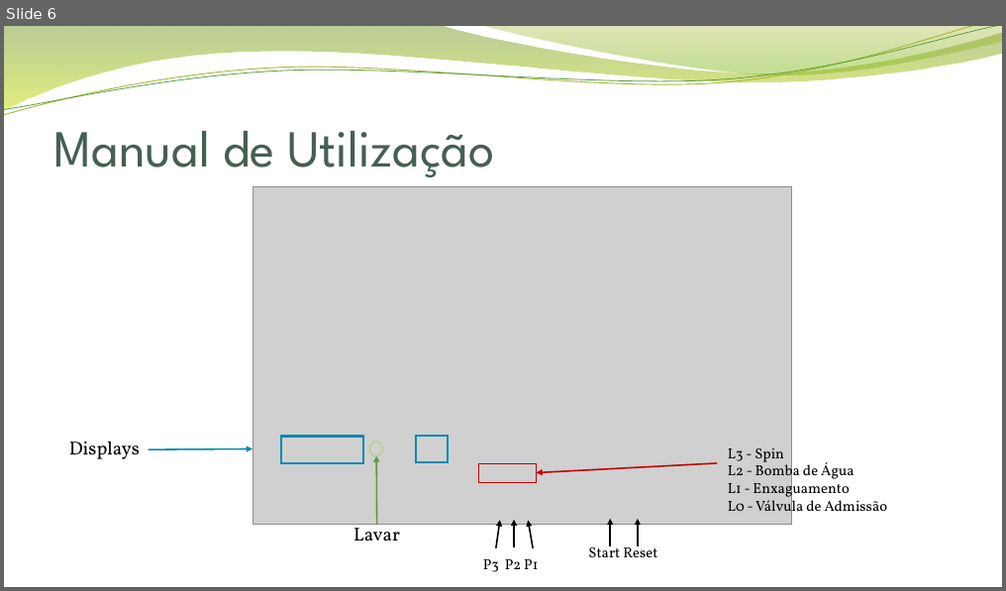
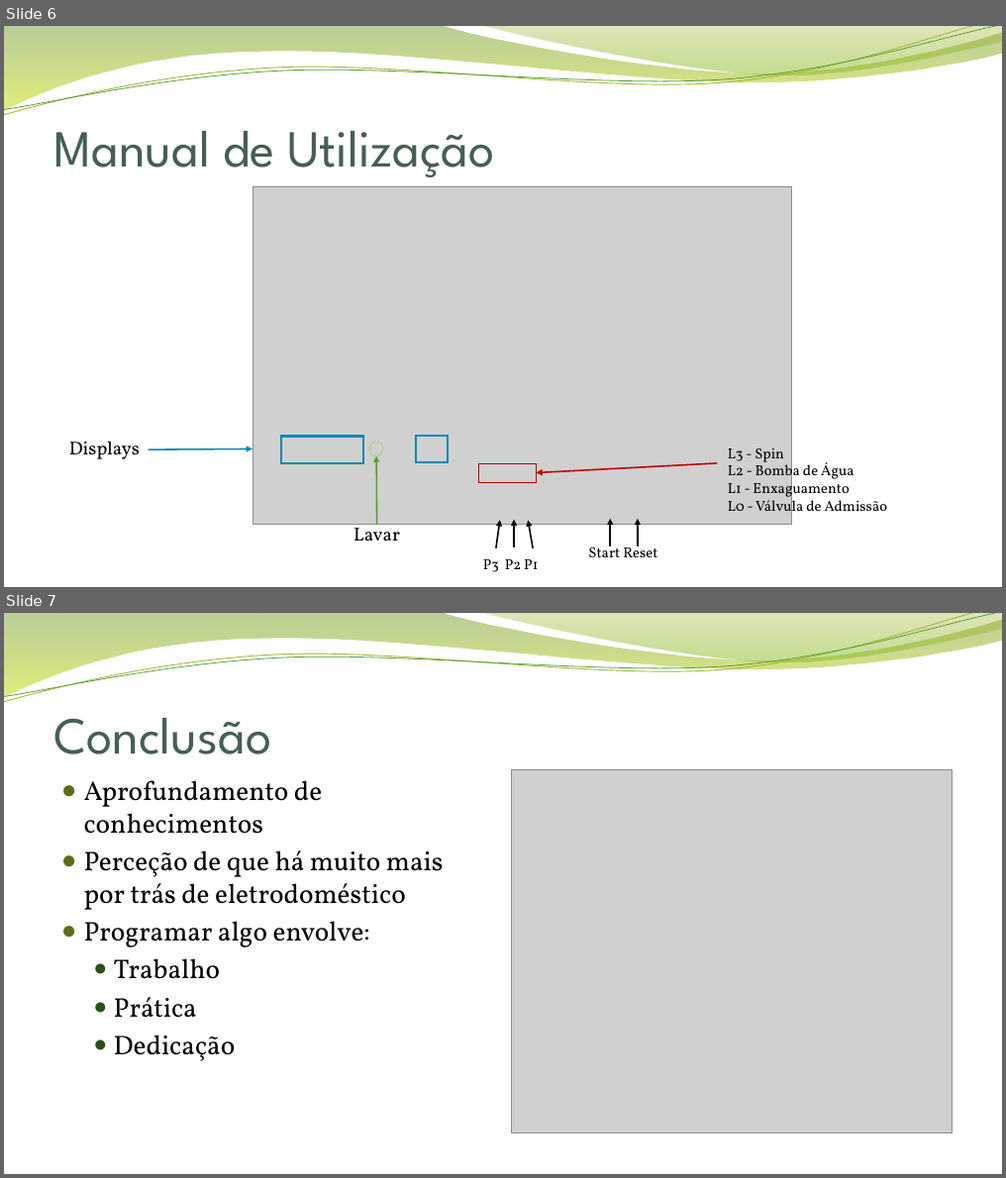
Before and after one commit to ChapelsDev/LSD, a slide deck: Apresentação.pptx. Shown one above the other, each under a label of ours: slide 6 before the commit, slides 6 and 7 after it. The pictures are 1006x591 and 1006x1178 pixels, drawn with LibreOffice and Linux fonts; fonts in the diff are those of the drawing; grey boxes stand for pictures; background and template pictures are left out. Boxes give left, top, right and bottom in pixels: in the first picture for what was removed or moved away, otherwise in the second. Text is boxed around its words. In the diff, an @@ line names an element or a change of style, - is before the commit and + after.

```diff
--- a/Apresentação.pptx
+++ b/Apresentação.pptx
@@ slide 7 added at box(4, 613, 1002, 1174), background picture (left out); not listed: 4 template elements that a slide beside it also shows @@
@@ title added at box(54, 718, 271, 755), 50 pt, text #455F51 @@
+Conclusão
@@ text added at box(84, 780, 444, 1061), 26 pt, text #000000 @@
+● Aprofundamento de conhecimentos
+● Perceção de que há muito mais por trás de eletrodoméstico
+● Programar algo envolve:
+  ● Trabalho
+  ● Prática
+  ● Dedicação
@@ picture added at box(512, 770, 952, 1134) @@
```
Also in this commit, not shown: 1 slide changed, 1 slide removed, 2 other files.
